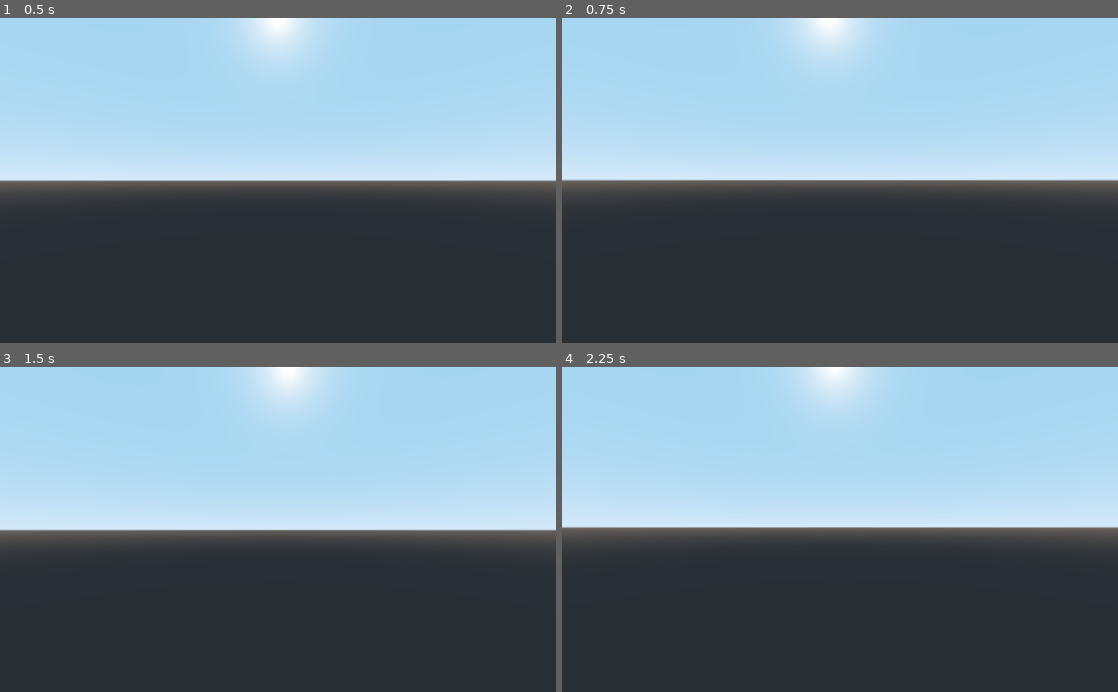
Above: before the commit, frames 1-4 (two rows, left to right).
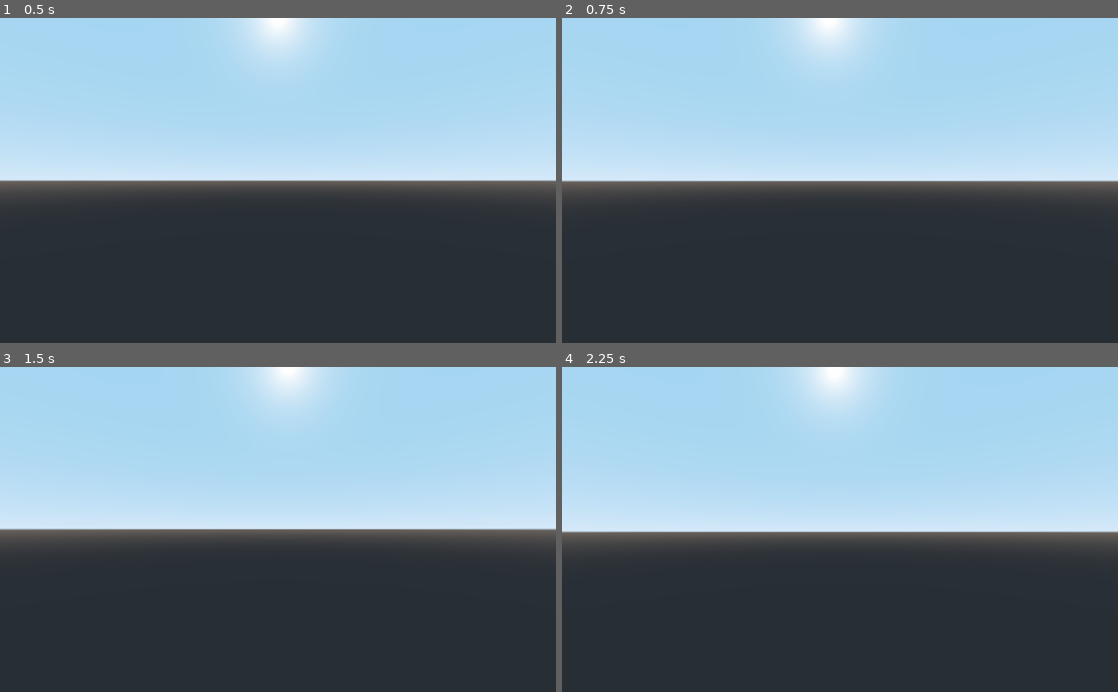
Above: after the commit, the same moments.

Repository: Sento920/studious-carnival
Game: Godot game, scene res://Scenes/Starting.tscn
Two runs of this game, one before a commit and one after it. Both use one fixed random seed, a clock stepped at 60 frames per second and the inputs below.
Inputs (mouse positions are in pixels of both pictures, inside the frame that each line leads up to):
- Up to frame 1 (0.5 s): no input
- Up to frame 2 (0.75 s): tap Enter at 0.5 s; move the mouse to (867, 180) at 0.52 s; hold Up (ui_up) from 0.53 s (still down)
- Up to frame 3 (1.5 s): keep holding Up (ui_up); tap Space at 1.25 s; move the mouse to (250, 529) at 1.27 s
- Up to frame 4 (2.25 s): keep holding Up (ui_up); tap Enter at 2 s; move the mouse to (851, 523) at 2.02 s

Frame 1 is identical in both runs. In frame 2, 0.6% of the frame differs, in the area x 0-100%, y 49-51%; in frame 3, 0.6%; in frame 4, 1.7%, in the area x 0-100%, y 49-52%.

Commit message:
Y axis commit
made the Y axis invert option

Diff:
--- a/playercontroller.gd
+++ b/playercontroller.gd
@@ -5,6 +5,8 @@
 const MAX_SPEED = 20
 const JUMP_SPEED = 18
 const ACCEL = 4.5
+const invert_Y_Axis = false #Figure out how to save this data for later
+var invert = -1
 
 var dir = Vector3()
 
@@ -19,6 +21,8 @@
 func _ready():
 	camera = $Rotation_Helper/Camera
 	rotation_helper = $Rotation_Helper
+	if(invert_Y_Axis):
+		invert = 1
 
 	Input.set_mouse_mode(Input.MOUSE_MODE_CAPTURED)
 
@@ -26,7 +30,7 @@
 	process_input(delta)
 	process_movement(delta)
 
-func process_input(delta):
+func process_input(_delta):
 
 	# ----------------------------------
 	# Walking
@@ -92,7 +96,8 @@
 
 func _input(event):
 	if event is InputEventMouseMotion and Input.get_mouse_mode() == Input.MOUSE_MODE_CAPTURED:
-		rotation_helper.rotate_x(deg2rad(event.relative.y * MOUSE_SENSITIVITY))
+
+		rotation_helper.rotate_x(deg2rad(event.relative.y * MOUSE_SENSITIVITY * invert))
 		self.rotate_y(deg2rad(event.relative.x * MOUSE_SENSITIVITY * -1))
 
 		var camera_rot = rotation_helper.rotation_degrees
